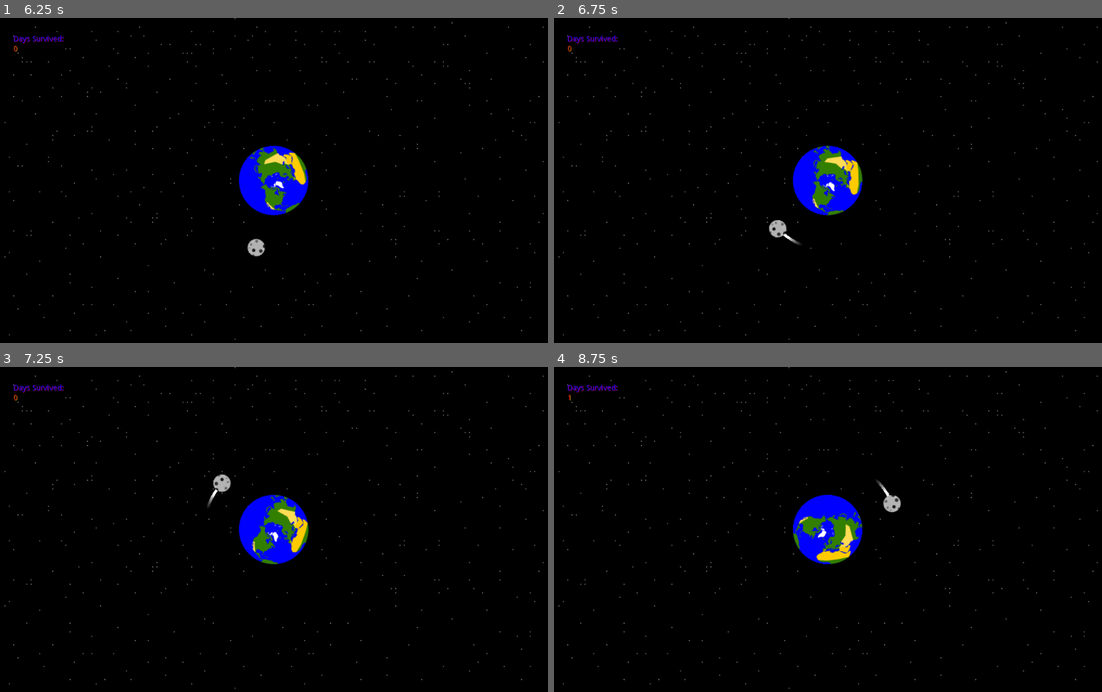
Above: before the commit, frames 1-4 (two rows, left to right).
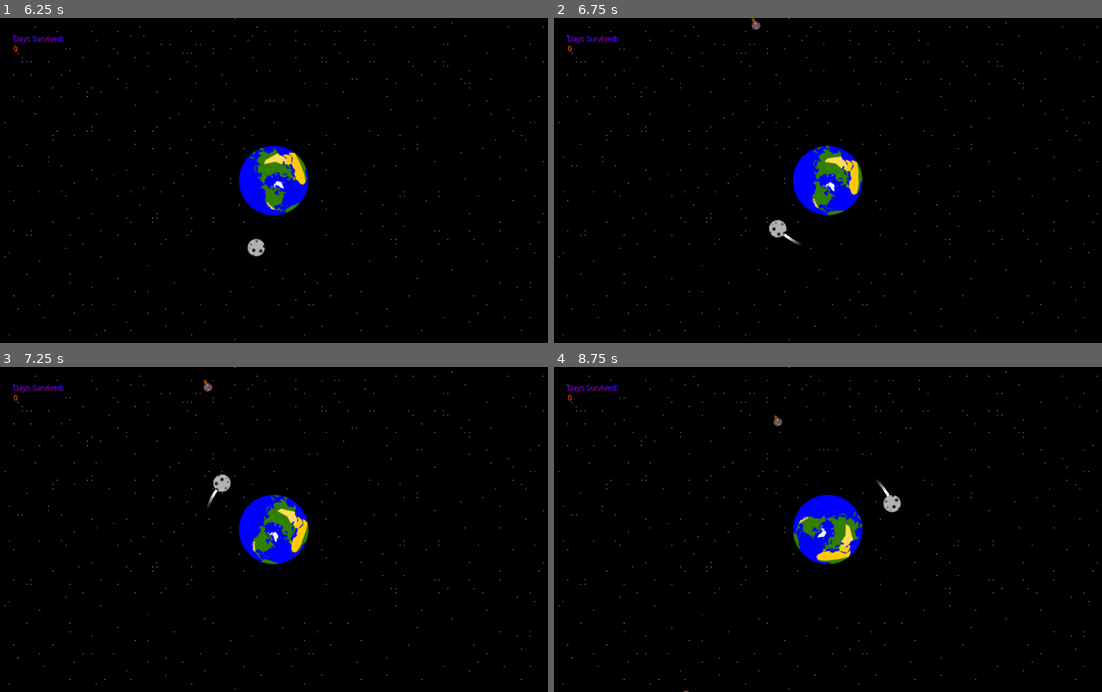
Above: after the commit, the same moments.

Repository: kreivi/Kuumela
Game: Godot game, scene res://main/main.tscn
Same seed, same stepped clock (60 frames per second), same inputs: the game is played once before the commit and once after it.
Inputs:
- Up to frame 1 (6.25 s): hold D (clockwise) 0.53-1.28 s; tap A (counter_clockwise) every 1.5 s from 1.35 to 5.85 s; hold D (clockwise) 2.03-2.78 s; hold D (clockwise) 3.53-4.28 s; hold D (clockwise) 5.03-5.78 s
- Up to frame 2 (6.75 s): hold D (clockwise) from 6.53 s (still down)
- Up to frame 3 (7.25 s): keep holding D (clockwise)
- Up to frame 4 (8.75 s): release D (clockwise) at 7.28 s; tap A (counter_clockwise) at 7.35 s; hold D (clockwise) from 8.03 s (still down)

Frame 1 is identical in both runs. In frame 2, less than 0.1% of the frame differs, in the area x 35-38%, y 0-4%; in frame 3, less than 0.1%; in frame 4, less than 0.1%, in the area x 2-42%, y 8-100%.
Error after the commit: Invalid call. Nonexistent function 'new_game' in base 'Control (gui.gd)'. (res://main/main.gd:13)

Commit message:
Restarting game is now possible

Diff:
--- a/main/main.gd
+++ b/main/main.gd
@@ -1,15 +1,21 @@
 extends Node
 
 var score = 0
+var lives = 3
 
 func _ready():
 	new_game()
 
 func new_game():
+	lives = 3
 	score = 0
+	$World.new_game()
+	$GUI.new_game()
 	$ScoreTimer.start()
 
 func game_over():
+	$World.game_over()
+	$GUI.game_over()
 	$ScoreTimer.stop()
 
 func _input(event):
@@ -20,3 +26,16 @@
 func _on_ScoreTimer_timeout():
 	score += 1
 	$GUI.set_score(score)
+
+
+func _on_World_deduct_life():
+	lives -= 1
+	if lives > 0:
+		$GUI.set_lives(lives)
+	if lives <= 0:
+		game_over()
+
+
+
+func _on_GUI_request_new():
+	new_game()
--- a/main/main.tscn
+++ b/main/main.tscn
@@ -17,4 +17,6 @@
 
 [node name="ScoreTimer" type="Timer" parent="."]
 wait_time = 8.64
+[connection signal="deduct_life" from="World" to="." method="_on_World_deduct_life"]
+[connection signal="request_new" from="GUI" to="." method="_on_GUI_request_new"]
 [connection signal="timeout" from="ScoreTimer" to="." method="_on_ScoreTimer_timeout"]
